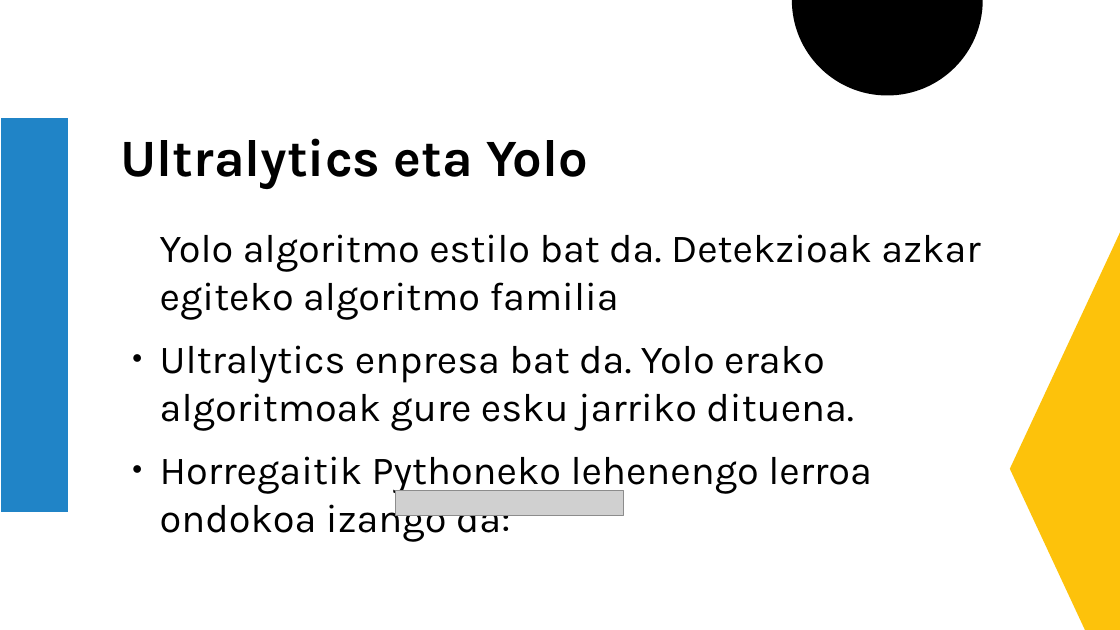
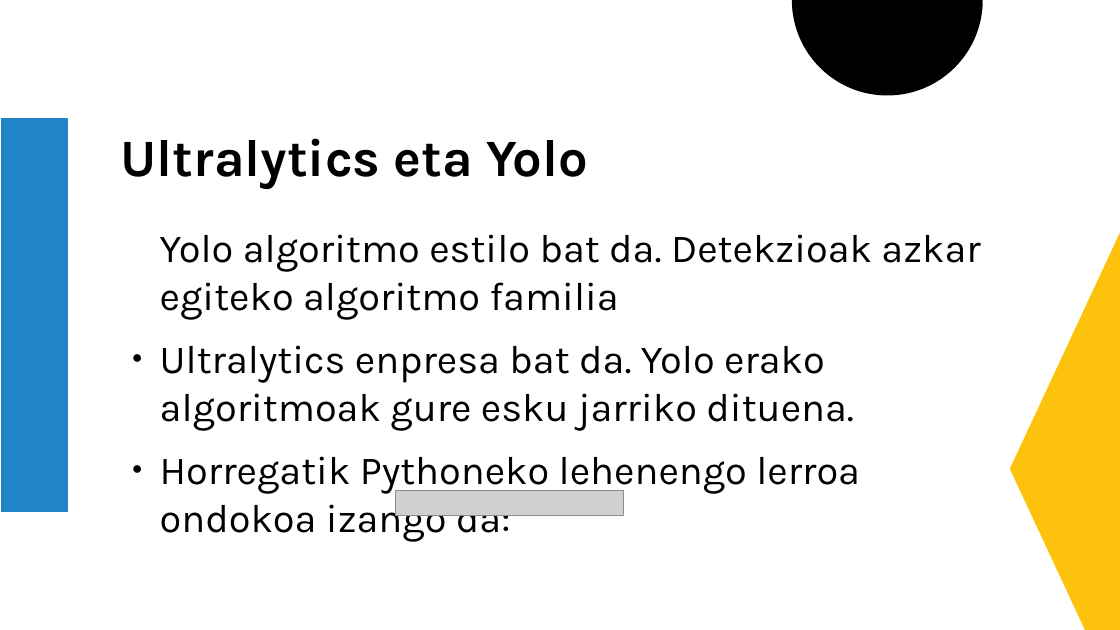
Before and after one commit to azku/txirrindularitza, a slide deck: slide 5 of maristak_aurkezpena.odp. Drawn at 1120x630 pixels with LibreOffice and Linux fonts; fonts in the diff are those of the drawing; grey boxes stand for pictures; background and template pictures are left out. Boxes give left, top, right and bottom in pixels: in the first picture for what was removed or moved away, otherwise in the second. Text is boxed around its words. In the diff, an @@ line names an element or a change of style, - is before the commit and + after.

```diff
--- a/maristak_aurkezpena.odp
+++ b/maristak_aurkezpena.odp
@@ text at <box>160,456,860,542</box>: text changed @@
-● Horregaitik Pythoneko lehenengo lerroa ondokoa izango da:
+● Horregatik Pythoneko lehenengo lerroa ondokoa izango da:
```
Also in this commit, not shown: 1 other slide changed, 5 other files.
